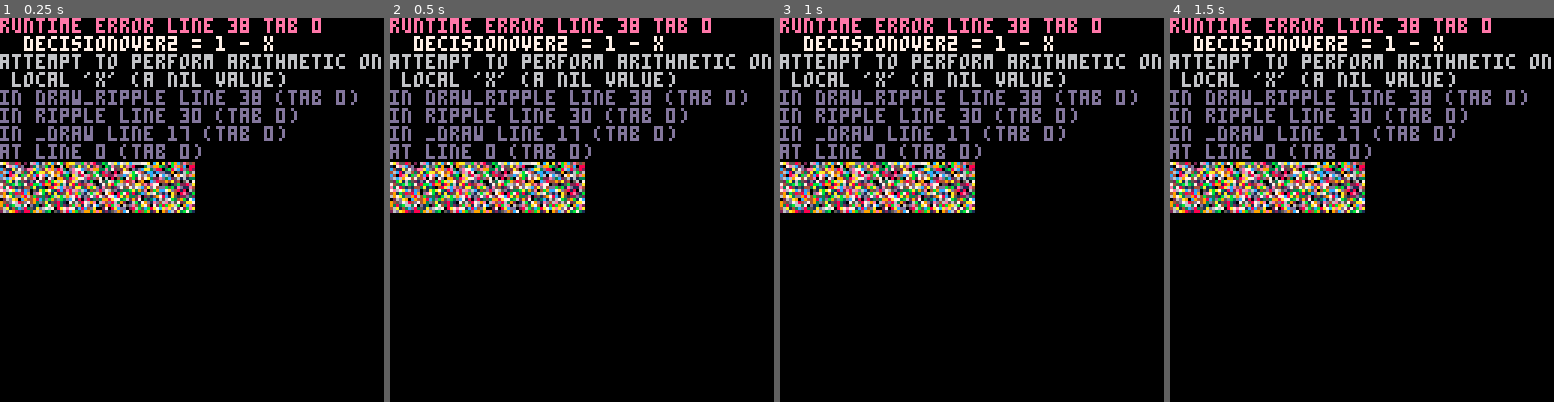
Above: before the commit, frames 1-4 (left to right).
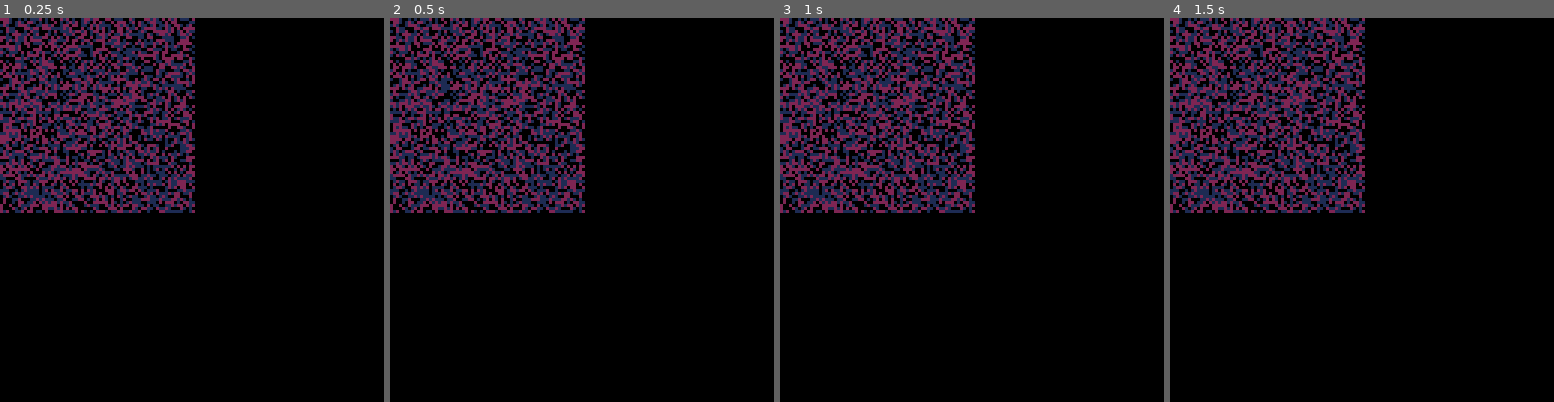
Above: after the commit, the same moments.

Repository: roycocup/pico8
Game: PICO-8 cartridge ripples.p8
The game is run twice, just before and just after one commit, with the same random seed, the same clock (stepped at 60 frames per second) and the same inputs.
Inputs:
- Up to frame 1 (0.25 s): no input
- Up to frame 2 (0.5 s): no input
- Up to frame 3 (1 s): no input
- Up to frame 4 (1.5 s): no input

The runs differ from the first frame. In frame 1, 24% of the frame differs, in the area x 0-100%, y 0-51%; in frame 2, 24%; in frame 3, 24%; in frame 4, 24%.
Error before the commit: runtime error line 38 tab 0; decisionover2 = 1 - x; attempt to perform arithmetic on local 'x' (a nil value)

Commit message:
more ripples

Diff:
--- a/ripples.p8
+++ b/ripples.p8
@@ -1,38 +1,19 @@
 pico-8 cartridge // http://www.pico-8.com
 version 8
 __lua__
+
+
 m = {}
 frame = 0
 
-function _update()
-	frame += 1
-	if (frame == 30) frame = 0
-end
-
-
-function _draw()
-	cls()
-
-	for v in all(m) do
-			pset(v.x, v.y, v.c)
-	end
-
-	ripple()
-
-end
-
-function ripple()
-	if (not radius) then
-		local radius = 1
-	end
-	if (frame%3 == 0) then
-		if radius < 20 then
-			radius += 1
+function get_pixels()
+	for i=0, 64 do
+		for j=0, 64 do
+			add(m, {x=i,y=j,c=rnd(3)})
 		end
 	end
-	draw_ripple(24,24, radius)
-	-- yield()
-end
+end
+
 
 -- http://webstaff.itn.liu.se/~stegu/circle/circlealgorithm.pdf
 function draw_ripple(x0,y0,radius)
@@ -60,18 +41,46 @@
 end
 
 
+function ripple()
+ local r = 1
+	while r < 20 do
+		if (frame%3==0) then
+			r += 1
+			draw_ripple(24,24, r)
+		end
+		yield()
+	end
+
+	return true
+end
+
+
 function _init()
 	get_pixels()
-	r = cocreate(ripple)
-end
-
-function get_pixels()
-	for i=0, 64 do
-		for j=0, 64 do
-			add(m, {x=i,y=j,c=rnd(15)})
-		end
+	r1 = cocreate(ripple)
+end
+
+function _update()
+	frame += 1
+	if (frame == 30) frame = 0
+end
+
+function run_coroutines()
+	if (r1) then
+		coresume(r1)
 	end
 end
+
+function _draw()
+	cls()
+
+	for v in all(m) do
+	   pset(v.x, v.y, v.c)
+	end
+
+	run_coroutines()
+end
+
 __gfx__
 00000000000000000000000000000000000000000000000000000000000000000000000000000000000000000000000000000000000000000000000000000000
 00000000000000000000000000000000000000000000000000000000000000000000000000000000000000000000000000000000000000000000000000000000
